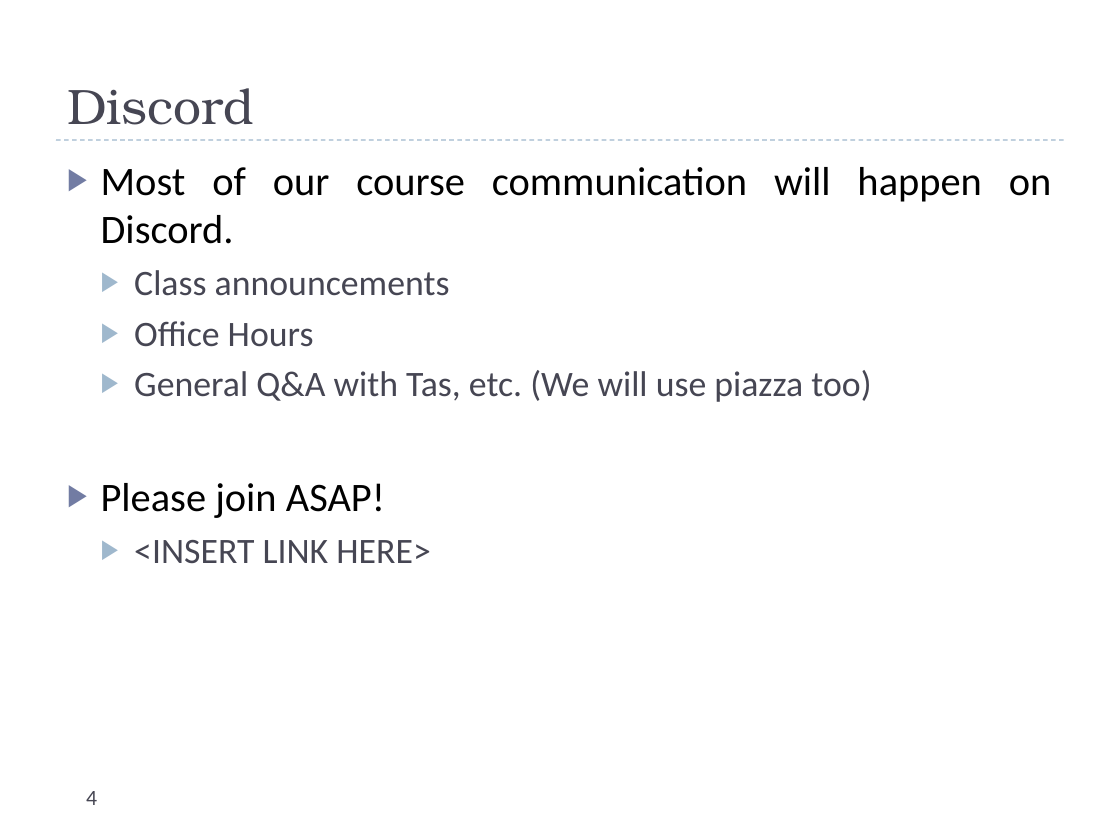
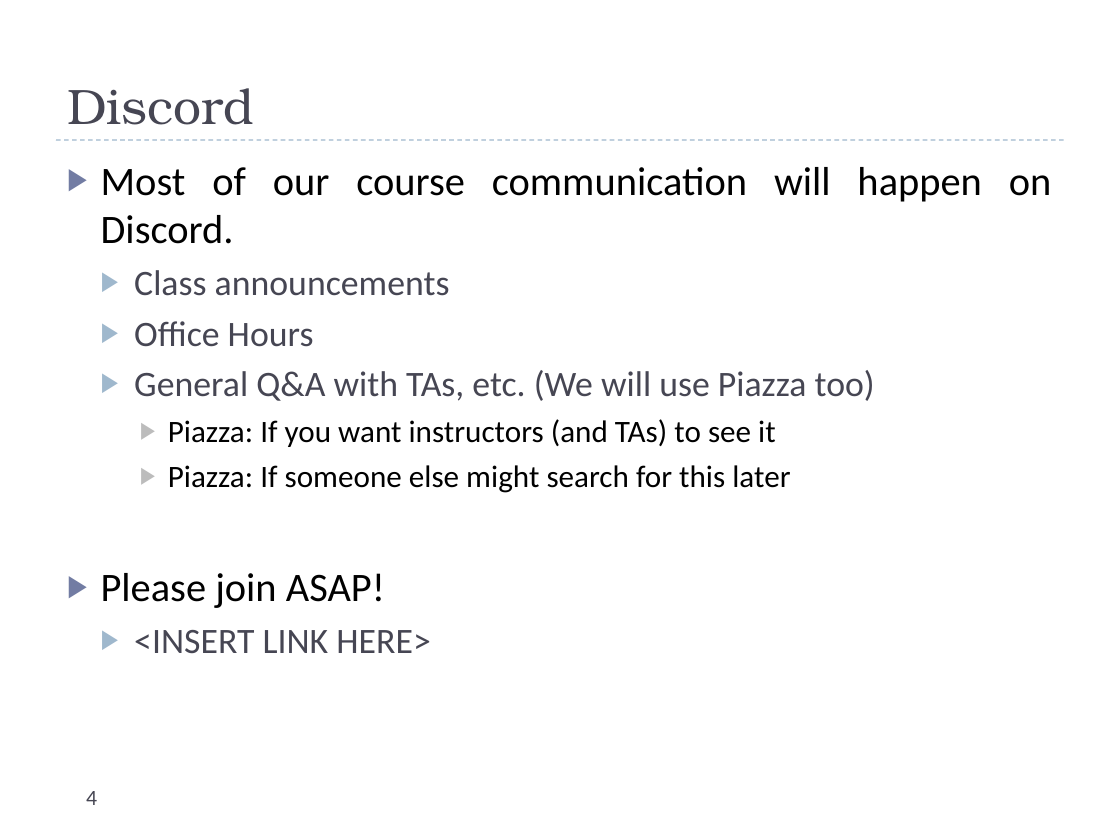
Before and after one commit to uva-cs/cs4102-f21, a slide deck: slide 4 of slides/courseintroduction.pptx. Drawn at 1120x840 pixels with LibreOffice and Linux fonts; fonts in the diff are those of the drawing. Boxes give left, top, right and bottom in pixels: in the first picture for what was removed or moved away, otherwise in the second. Text is boxed around its words. In the diff, an @@ line names an element or a change of style, - is before the commit and + after.

```diff
--- a/slides/courseintroduction.pptx
+++ b/slides/courseintroduction.pptx
@@ text at bbox=[134, 370, 875, 493]: text changed; size 23 to 20 pt; text colour #464653 to #000000 @@
-  ▶ General Q&A with Tas, etc. (We will use piazza too)
+  ▶ General Q&A with TAs, etc. (We will use Piazza too)
+    ▶ Piazza: If you want instructors (and TAs) to see it
+    ▶ Piazza: If someone else might search for this later
```
Also in this commit, not shown: 5 other slides changed, 2 other files.
